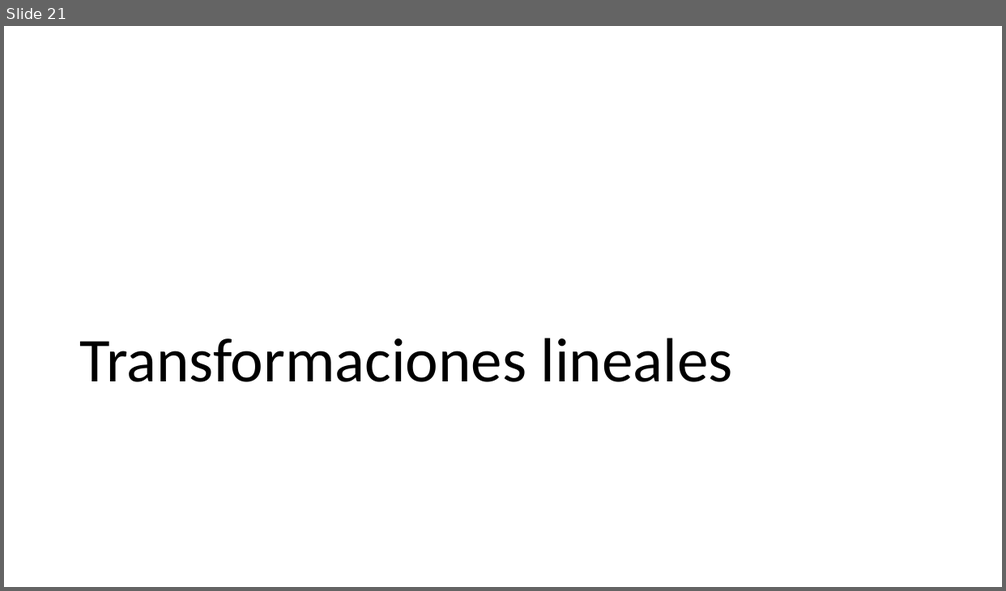
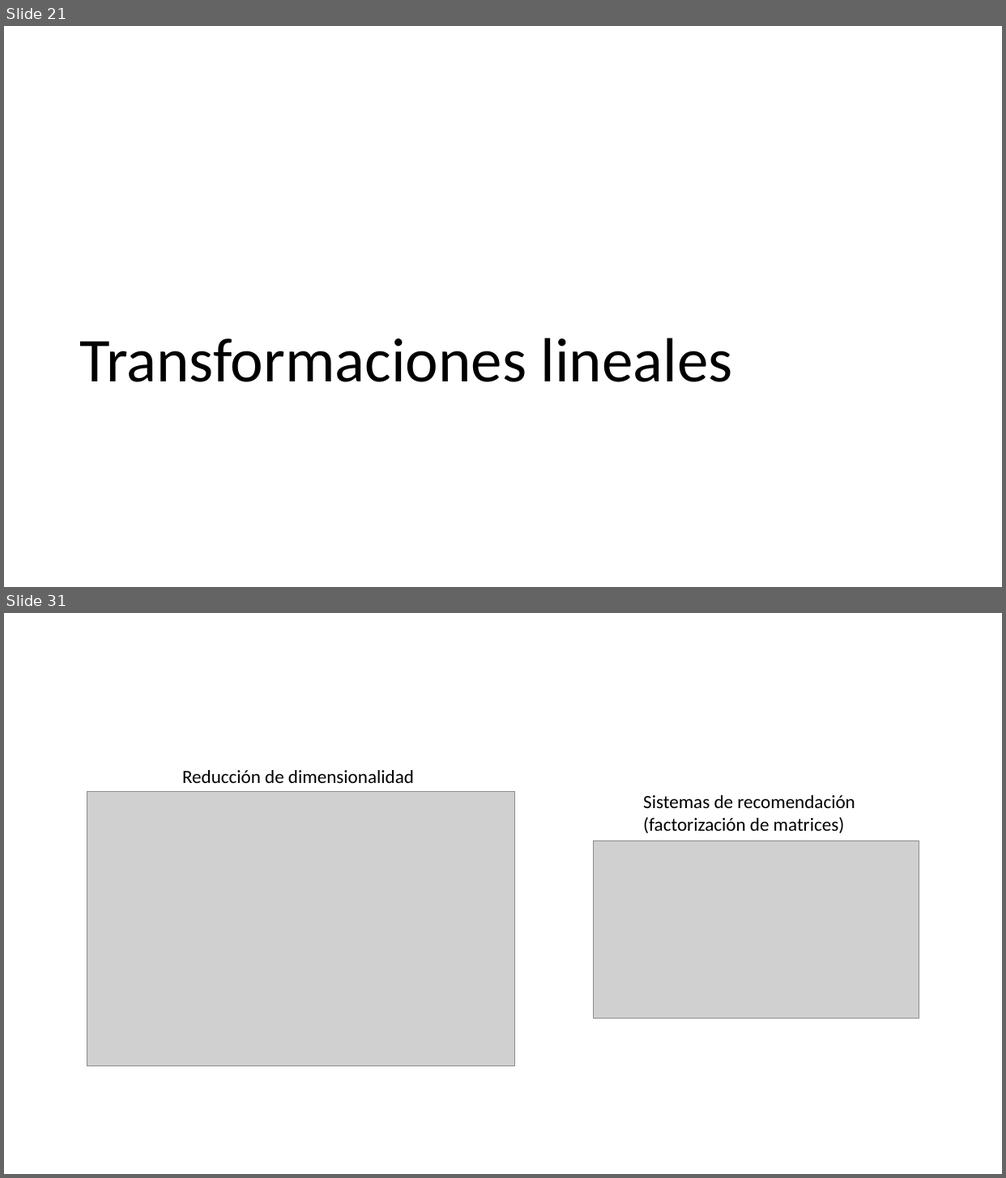
Before and after one commit to 26-jorge-01/IA-SPP, a slide deck: docs/IA-SPP.pptx. Shown one above the other, each under a label of ours: slide 21 before the commit, slides 21 and 31 after it; the slides between them are not shown. The pictures are 1006x591 and 1006x1178 pixels, drawn with LibreOffice and Linux fonts; fonts in the diff are those of the drawing; grey boxes stand for pictures. Boxes give left, top, right and bottom in pixels: in the first picture for what was removed or moved away, otherwise in the second. Text is boxed around its words. In the diff, an @@ line names an element or a change of style, - is before the commit and + after.

```diff
--- a/docs/IA-SPP.pptx
+++ b/docs/IA-SPP.pptx
@@ slide 31 added at bbox=[4, 613, 1002, 1174], background #FFFFFF @@
@@ text added at bbox=[182, 770, 414, 783], 18 pt, text #000000 @@
+Reducción de dimensionalidad
@@ picture added at bbox=[87, 791, 515, 1067] @@
@@ text added at bbox=[643, 795, 855, 833], 18 pt, text #000000 @@
+Sistemas de recomendación (factorización de matrices)
@@ picture added at bbox=[594, 841, 919, 1018] @@
```
Also in this commit, not shown: 18 other slides added, 2 other files.
